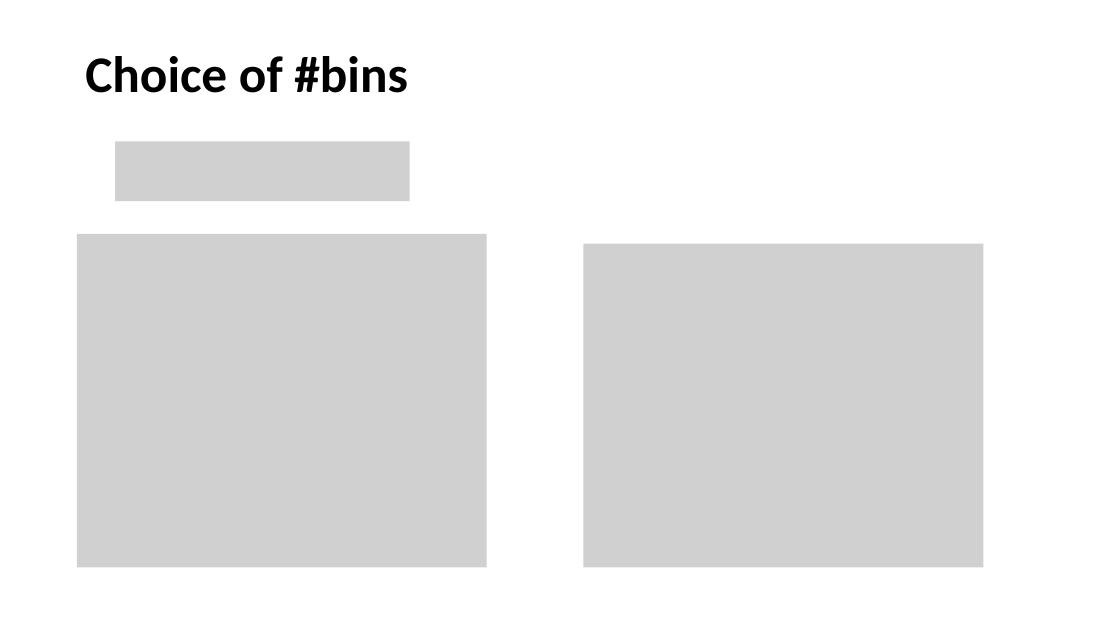
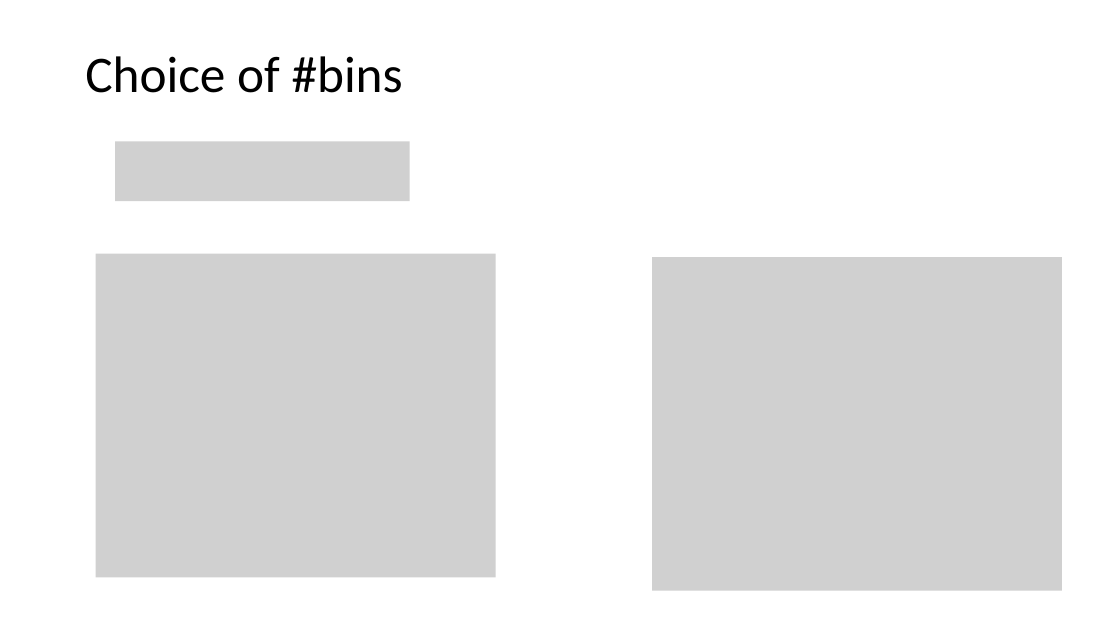
Before and after one commit to SaKhosravi/machine_learning, a slide deck: slide 12 of slides/slide-knn.pptx (slide 13 before the commit). Drawn at 1120x630 pixels with LibreOffice and Linux fonts; fonts in the diff are those of the drawing; grey boxes stand for pictures. Boxes give left, top, right and bottom in pixels: in the first picture for what was removed or moved away, otherwise in the second. Text is boxed around its words. In the diff, an @@ line names an element or a change of style, - is before the commit and + after.

```diff
--- a/slides/slide-knn.pptx
+++ b/slides/slide-knn.pptx
@@ title "Choice of #bins" at [85,56,403,93]: bold off @@
@@ picture: place and size @@
-picture at [584,244,984,567]
+picture at [96,254,496,577]
@@ picture: place and size @@
-picture at [77,234,487,567]
+picture at [652,257,1062,591]
```
Also in this commit, not shown: 16 other slides changed, 10 slides added, 5 slides removed.
